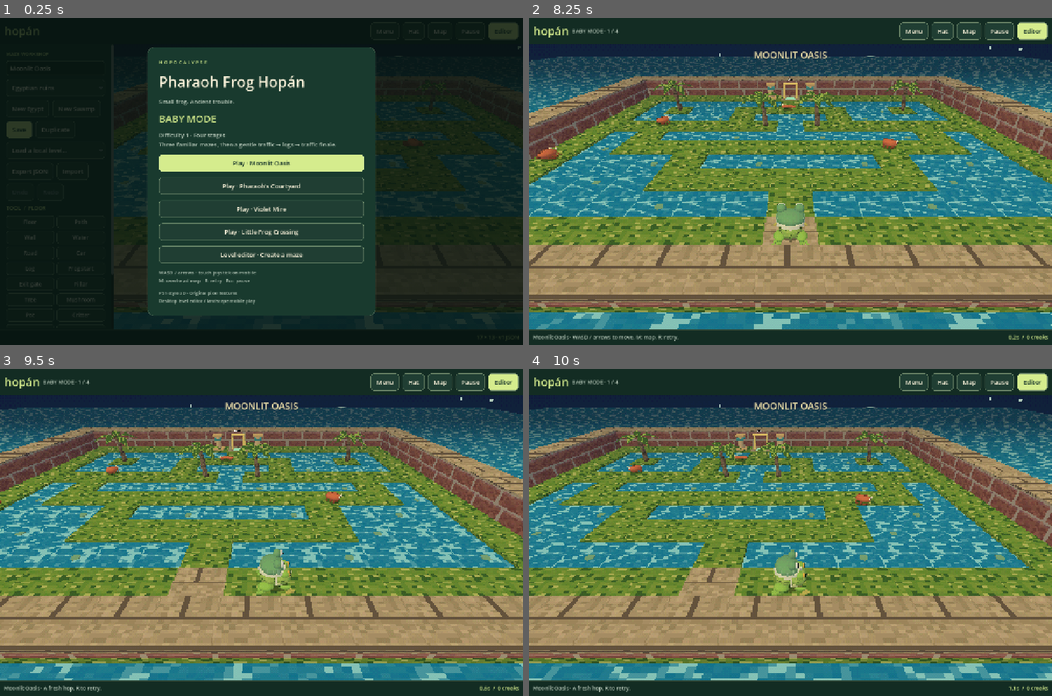
Above: before the commit, frames 1-4 (two rows, left to right).
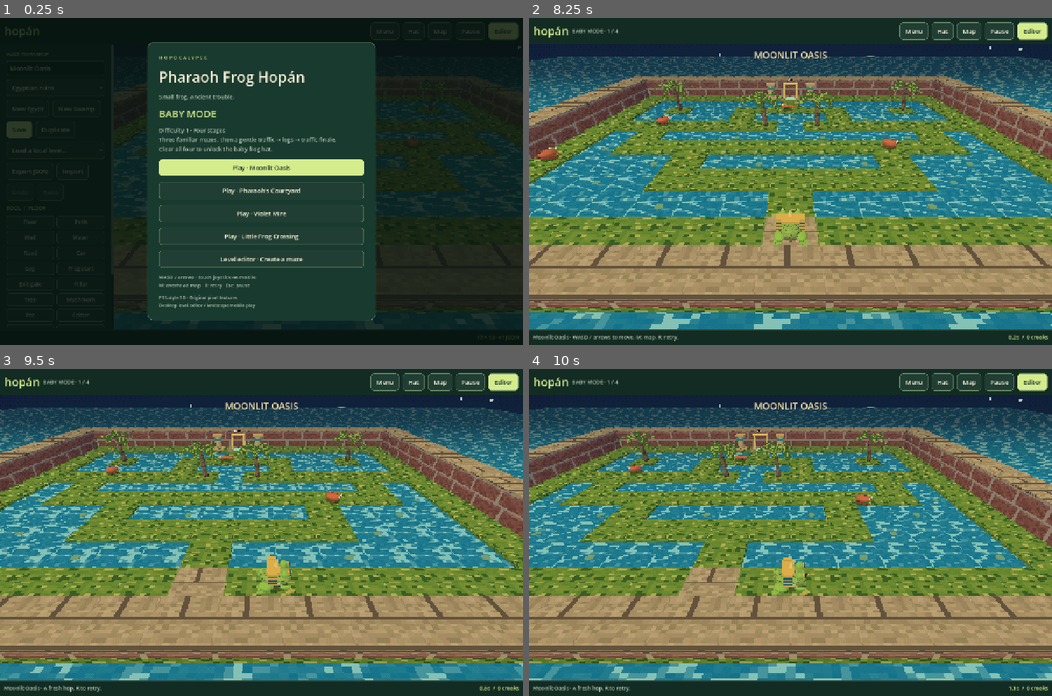
Above: after the commit, the same moments.

Repository: eyehaveewe-cyber/Frog-Hopocalypse
Game: Godot game, scene res://main.tscn
The game is run twice, just before and just after one commit, with the same random seed, the same clock (stepped at 60 frames per second) and the same inputs.
Inputs (mouse positions are in pixels of both pictures, inside the frame that each line leads up to):
- Up to frame 1 (0.25 s): no input
- Up to frame 2 (8.25 s): click "Menu" at 0.5 s; click "Hat" at 1.25 s; click "Map" at 2 s; click "Pause" at 2.75 s; click "New Egypt" at 3.5 s; click "New Egypt" at 4.25 s; click "New Swamp" at 5 s; click "New Swamp" at 5.75 s; click "Frog start" at 6.5 s; click "Frog start" at 7.25 s; click "Play · Moonlit Oasis" at 8 s
- Up to frame 3 (9.5 s): tap Enter at 8.75 s; move the mouse to (376, 516) at 8.77 s; hold D from 8.78 s (still down); tap R at 8.85 s; click (376, 516) at 8.92 s; tap Space at 9.02 s
- Up to frame 4 (10 s): release D at 9.5 s; drag from (685, 548) to (764, 597) at 9.52 s

The runs differ from the first frame. In frame 1, 6.9% of the frame differs, in the area x 28-72%, y 7-93%; in frame 2, 0.4%; in frame 3, 0.4%; in frame 4, 0.4%.

Commit message:
Make frog-head baby hat a four-stage Baby Mode reward

Diff:
--- a/game/scripts/actor.gd
+++ b/game/scripts/actor.gd
@@ -82,4 +82,4 @@
 	if is_player:
 		var selected: String = ("pharaoh" if kind else "none") if kind is bool else str(kind)
 		visual.get_node("HatSocket/PharaohHat").visible = selected == "pharaoh"
-		visual.get_node("HatSocket/BabyBonnet").visible = selected == "baby"
+		visual.get_node("HatSocket/BabyFrogHat").visible = selected == "baby"
--- a/game/scripts/art.gd
+++ b/game/scripts/art.gd
@@ -169,24 +169,33 @@
 			box(crown, Vector3(0.18, 0.055, 0.31), Vector3(side * 0.38, -0.27 + y * 0.13, 0.1), Color("2b707b"))
 	cylinder(crown, 0.10, 0.0, 0.24, Vector3(0, 0.21, -0.03), Color("f5d775"))
 	crown.visible = hat
-	var bonnet := Node3D.new()
-	bonnet.name = "BabyBonnet"
-	socket.add_child(bonnet)
-	var mint := Color("78ac72")
-	orb(bonnet, Vector3(0.96, 0.43, 0.82), Vector3(0, 0.15, 0.12), mint)
-	cylinder(bonnet, 0.47, 0.45, 0.10, Vector3(0, 0.02, 0.10), Color("e7e5c0"), 12)
-	for side in [-1, 1]:
-		orb(bonnet, Vector3(0.32, 0.31, 0.28), Vector3(side * 0.28, 0.37, -0.04), mint)
-		orb(bonnet, Vector3(0.23, 0.23, 0.09), Vector3(side * 0.28, 0.39, -0.18), Color("f3f1da"))
-		orb(bonnet, Vector3(0.12, 0.14, 0.04), Vector3(side * 0.28, 0.39, -0.23), Color("233128"))
-		var tie := box(bonnet, Vector3(0.065, 0.36, 0.055), Vector3(side * 0.37, -0.21, -0.02), Color("e7e5c0"))
-		tie.rotation.z = side * 0.25
-		orb(bonnet, Vector3(0.18, 0.10, 0.08), Vector3(side * 0.10, -0.34, -0.20), mint)
+	var baby_hat := Node3D.new()
+	baby_hat.name = "BabyFrogHat"
+	socket.add_child(baby_hat)
+	var green_hat := Color("78ac72")
+	var face := orb(baby_hat, Vector3(1.04, 0.51, 0.92), Vector3(0, 0.17, 0.08), green_hat)
+	face.name = "FrogHead"
+	cylinder(baby_hat, 0.49, 0.47, 0.13, Vector3(0, 0.01, 0.08), green_hat.darkened(0.13), 12)
+	for side in [-1, 1]:
+		orb(baby_hat, Vector3(0.39, 0.36, 0.32), Vector3(side * 0.29, 0.40, -0.08), green_hat)
+		var eye := orb(baby_hat, Vector3(0.29, 0.27, 0.10), Vector3(side * 0.29, 0.42, -0.25), Color("f3f1da"))
+		eye.name = "FrogEyeLeft" if side == -1 else "FrogEyeRight"
+		orb(baby_hat, Vector3(0.15, 0.17, 0.04), Vector3(side * 0.29, 0.42, -0.31), Color("233128"))
+		orb(baby_hat, Vector3(0.045, 0.05, 0.02), Vector3(side * 0.27, 0.46, -0.335), Color.WHITE)
+		orb(baby_hat, Vector3(0.11, 0.065, 0.025), Vector3(side * 0.27, 0.14, -0.335), Color("d9af89"))
+	# A stitched smile makes the soft cap read as a complete little frog head.
+	var smile := Node3D.new()
+	smile.name = "FrogSmile"
+	baby_hat.add_child(smile)
+	var mouth := [Vector3(-0.19, 0.17, -0.35), Vector3(-0.12, 0.11, -0.38), Vector3(0, 0.09, -0.39), Vector3(0.12, 0.11, -0.38), Vector3(0.19, 0.17, -0.35)]
+	for i in range(mouth.size() - 1):
+		var stroke := box(smile, Vector3(0.025, 0.025, mouth[i].distance_to(mouth[i + 1])), (mouth[i] + mouth[i + 1]) / 2, Color("294330"))
+		stroke.quaternion = Quaternion(Vector3.FORWARD, (mouth[i + 1] - mouth[i]).normalized())
 	for i in range(12):
 		var angle := i * TAU / 12
-		var stitch := box(bonnet, Vector3(0.045, 0.16, 0.035), Vector3(sin(angle) * 0.45, 0.15, 0.1 + cos(angle) * 0.36), mint.lightened(0.2))
+		var stitch := box(baby_hat, Vector3(0.045, 0.15, 0.035), Vector3(sin(angle) * 0.47, 0.16, 0.08 + cos(angle) * 0.40), green_hat.lightened(0.18))
 		stitch.rotation.y = angle
-	bonnet.visible = false
+	baby_hat.visible = false
 	return root
 
 static func critter(theme_name: String, behavior: String) -> Node3D:
--- a/game/scripts/main.gd
+++ b/game/scripts/main.gd
@@ -3,7 +3,7 @@
 const World = preload("res://scripts/world.gd")
 const MAZES = ["res://levels/moonlit_oasis.json", "res://levels/pharaohs_courtyard.json", "res://levels/violet_mire.json"]
 const BUILTINS = MAZES + ["res://levels/little_frog_crossing.json"]
-const HAT_NAMES = {"none": "No hat", "pharaoh": "Pharaoh headdress", "baby": "Baby frog bonnet"}
+const HAT_NAMES = {"none": "No hat", "pharaoh": "Pharaoh headdress", "baby": "Baby frog hat"}
 const INK = Color("f7f0d8")
 const MUTED = Color("b7c8b9")
 const LIME = Color("d5ec8d")
@@ -354,7 +354,7 @@
 	world.halted = true
 	reset_overlay("Pharaoh Frog Hopán", "Small frog. Ancient trouble.")
 	overlay_box.add_child(label("BABY MODE", 24, LIME))
-	paragraph(overlay_box, "Difficulty 1 · Four stages\nThree familiar mazes, then a gentle traffic → logs → traffic finale.")
+	paragraph(overlay_box, "Difficulty 1 · Four stages\nThree familiar mazes, then a gentle traffic → logs → traffic finale.\nClear all four to unlock the baby frog hat.")
 	for i in range(BUILTINS.size()):
 		var index := i
 		var d := Data.load_json(BUILTINS[i])
@@ -409,8 +409,6 @@
 		return
 	mode = "test" if from_editor else "play"
 	checkpoint_spawn = []
-	if not from_editor and campaign_level:
-		unlock_baby_hat()
 	paused = false
 	sidebar.hide()
 	overlay.hide()
@@ -467,6 +465,9 @@
 		completed_stages.append(builtin_index)
 		save_profile()
 	var set_complete := reason == "LEVEL COMPLETE!" and mode == "play" and campaign_level and completed_stages.size() == BUILTINS.size()
+	var earned_hat := set_complete and "baby" not in unlocked_hats
+	if earned_hat:
+		unlock_baby_hat()
 	reset_overlay("BABY MODE COMPLETE!" if set_complete else reason, "%.1f seconds  ·  %d deaths" % [world.elapsed, deaths + (0 if reason == "LEVEL COMPLETE!" else 1)])
 	if reason != "LEVEL COMPLETE!":
 		deaths += 1
@@ -476,6 +477,8 @@
 		if mode == "play" and campaign_level:
 			if set_complete:
 				paragraph(overlay_box, "All four Baby Mode stages cleared! The little frog made it home.")
+				if earned_hat:
+					paragraph(overlay_box, "Unlocked: Baby frog hat! Equipped now. Press Hat to cycle your unlocked hats.")
 		if mode == "play" and campaign_level and builtin_index < BUILTINS.size() - 1:
 			button(overlay_box, "Next level →", func(): load_builtin(builtin_index + 1); start_play(false), true)
 	button(overlay_box, "Retry · R", retry, true)
@@ -533,11 +536,14 @@
 	status(str(HAT_NAMES[hat]) + " · Hat cycles your unlocked headwear.")
 
 func unlock_baby_hat() -> void:
+	if completed_stages.size() != BUILTINS.size():
+		return
 	if "baby" not in unlocked_hats:
 		unlocked_hats.append("baby")
 		hat = "baby"
+		world.player.set_hat(hat)
 		if is_instance_valid(hat_button):
-			hat_button.tooltip_text = "Baby frog bonnet · Cycle unlocked hats"
+			hat_button.tooltip_text = "Baby frog hat · Cycle unlocked hats"
 		save_profile()
 
 func save_profile() -> void:
@@ -551,18 +557,21 @@
 func load_profile() -> void:
 	unlocked_hats = ["none", "pharaoh"]
 	completed_stages = []
+	hat = "pharaoh"
 	var profile := ConfigFile.new()
 	if profile.load("user://profile.cfg") != OK:
 		return
-	if profile.get_value("hats", "baby_unlocked", false) == true:
-		unlocked_hats.append("baby")
-	var saved_hat: Variant = profile.get_value("hats", "equipped", "pharaoh")
-	hat = str(saved_hat) if saved_hat in unlocked_hats else "pharaoh"
 	var saved_stages: Variant = profile.get_value("baby_mode", "completed", [])
 	if saved_stages is Array:
 		for value in saved_stages:
 			if value is int and value >= 0 and value < BUILTINS.size() and value not in completed_stages:
 				completed_stages.append(value)
+	# Version 4 granted this hat on entry. Only completed sets qualify now;
+	# keep all legitimate stage progress and other equipped hats intact.
+	if completed_stages.size() == BUILTINS.size():
+		unlocked_hats.append("baby")
+	var saved_hat: Variant = profile.get_value("hats", "equipped", "pharaoh")
+	hat = str(saved_hat) if saved_hat in unlocked_hats else "pharaoh"
 
 func status(text: String) -> void:
 	if is_instance_valid(status_label):
--- a/game/tests/baby_mode.gd
+++ b/game/tests/baby_mode.gd
@@ -11,19 +11,33 @@
 	var invalid := level.duplicate(true)
 	invalid.objects[0].direction = true
 	suite.check(Data.validate(invalid) != "", "Malformed lane properties are rejected")
+	app.completed_stages = []
+	app.unlocked_hats = ["none", "pharaoh"]
+	app.hat = "pharaoh"
+	app.save_profile()
 	app.load_builtin(0)
 	app.start_play(false)
-	suite.check(app.hat == "baby" and "baby" in app.unlocked_hats and app.world.player.visual.get_node("HatSocket/BabyBonnet").visible, "Starting Baby Mode unlocks and equips the baby bonnet")
-	var cycled: Array = []
-	for _i in range(3):
+	suite.check("baby" not in app.unlocked_hats and app.hat == "pharaoh", "Entering Baby Mode keeps the reward hat locked")
+	var locked_cycle: Array = []
+	for _i in range(2):
 		app.toggle_hat()
-		cycled.append(app.hat)
-	suite.check(cycled == ["none", "pharaoh", "baby"], "Hat cycles only unlocked headwear, including bare head")
-	app.hat = "pharaoh"
+		locked_cycle.append(app.hat)
+	suite.check(locked_cycle == ["none", "pharaoh"], "Hat skips the locked baby frog hat")
+	app.world.finish("LEVEL COMPLETE!")
+	app.retry()
+	app.world.finish("LEVEL COMPLETE!")
+	suite.check(app.completed_stages == [0] and "baby" not in app.unlocked_hats, "Repeating one stage cannot earn the four-stage reward")
+	for index in [1, 2]:
+		app.load_builtin(index)
+		app.start_play(false)
+		app.world.finish("LEVEL COMPLETE!")
+	suite.check(app.completed_stages.size() == 3 and "baby" not in app.unlocked_hats, "Three distinct clears leave the baby frog hat locked")
+	# Migrate the brief version-4 entry reward without discarding stage clears.
+	app.unlocked_hats.append("baby")
+	app.hat = "baby"
 	app.save_profile()
-	app.hat = "none"
 	app.load_profile()
-	suite.check(app.hat == "pharaoh" and "baby" in app.unlocked_hats, "Unlocked hats and equipped choice survive profile reload")
+	suite.check(app.completed_stages.size() == 3 and "baby" not in app.unlocked_hats and app.hat == "pharaoh", "An early legacy unlock is corrected while preserving stage progress")
 	app.load_builtin(3)
 	app.start_play(false)
 	await frame(app, 2)
@@ -81,11 +95,20 @@
 			survived = await walk(app, 2)
 		suite.check(survived and app.world.result == "LEVEL COMPLETE!", "Finale physically crossed with active traffic/logs at arrival phase %d" % delay)
 	app.completed_stages = [0, 1, 2]
+	app.unlocked_hats = ["none", "pharaoh"]
+	app.hat = "pharaoh"
 	app.load_builtin(3)
 	app.start_play(false)
 	app.world.finish("LEVEL COMPLETE!")
+	suite.check(app.completed_stages.size() == 4 and app.hat == "baby" and app.world.player.visual.get_node("HatSocket/BabyFrogHat").visible, "Fourth distinct clear unlocks and equips the baby frog-head hat")
+	var cycled: Array = []
+	for _i in range(3):
+		app.toggle_hat()
+		cycled.append(app.hat)
+	suite.check(cycled == ["none", "pharaoh", "baby"], "Earned frog hat joins the unlocked headwear cycle")
+	app.hat = "none"
 	app.load_profile()
-	suite.check(app.completed_stages.size() == 4, "All four Baby Mode stage completions persist")
+	suite.check(app.completed_stages.size() == 4 and app.hat == "baby" and "baby" in app.unlocked_hats, "Earned hat, selection and four distinct clears survive reload")
 
 func predicted_x(mover: Dictionary, after: float) -> float:
 	return wrapf(mover.node.position.x + mover.speed * after, -mover.limit, mover.limit)
Not shown, changed: README.md
Not shown, changed: UPDATES.txt
Not shown, changed: docs/ARCHITECTURE.md
Not shown, changed: docs/VALIDATION.md
